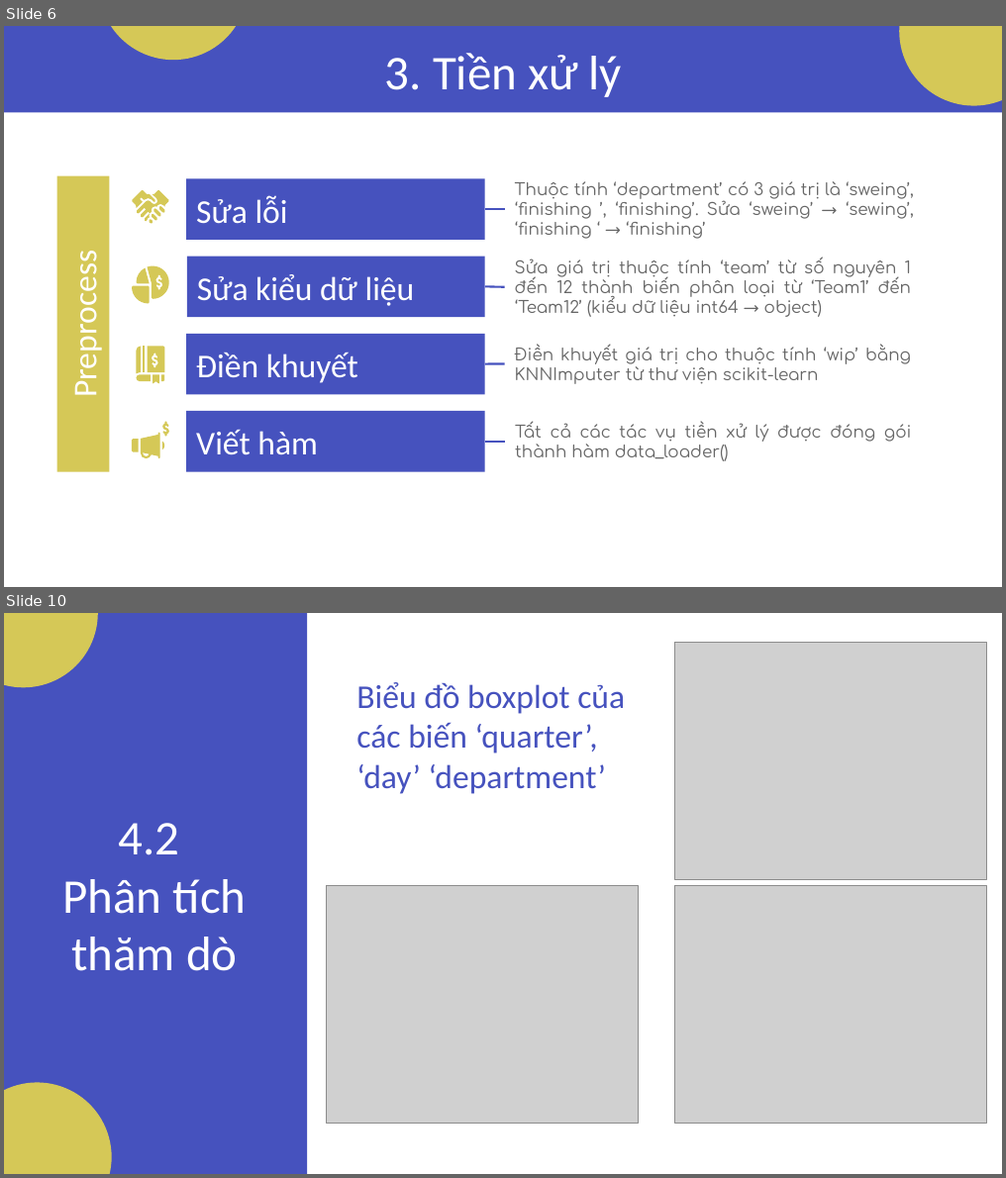
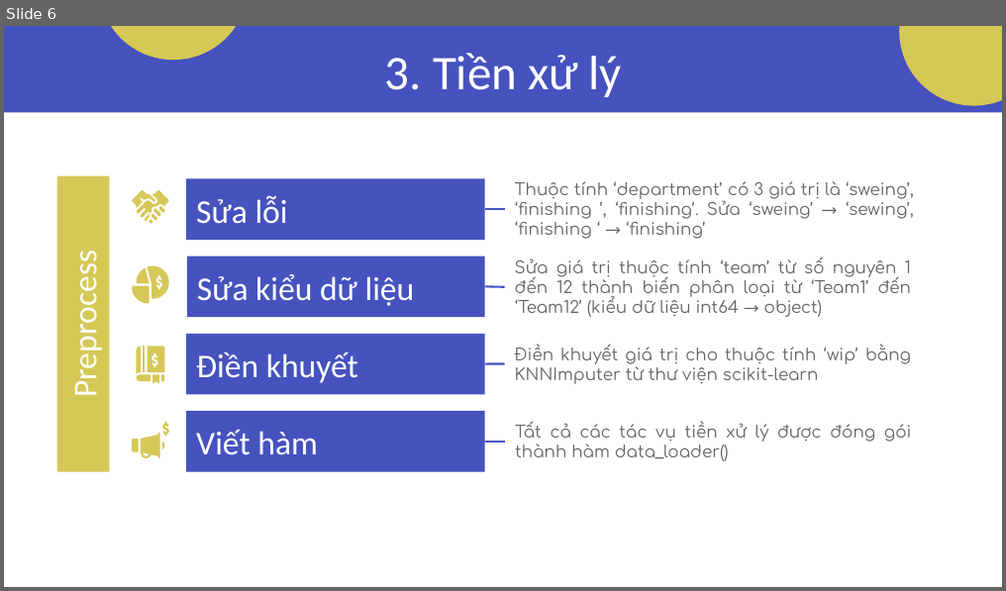
Before and after one commit to Tam1032/Garment-Employee-Productivity, a slide deck: Report/Slide.pptx. Shown one above the other, each under a label of ours: slides 6 and 10 before the commit, slide 6 after it; the slides between them are not shown. The pictures are 1006x1178 and 1006x591 pixels, drawn with LibreOffice and Linux fonts; fonts in the diff are those of the drawing; grey boxes stand for pictures. Boxes give left, top, right and bottom in pixels: in the first picture for what was removed or moved away, otherwise in the second. Text is boxed around its words. In the diff, an @@ line names an element or a change of style, - is before the commit and + after.

```diff
--- a/Report/Slide.pptx
+++ b/Report/Slide.pptx
@@ slide 10 removed at [4, 613, 1002, 1174], background #FFFFFF @@
@@ rectangle removed at [4, 613, 307, 1173] @@
@@ ellipse removed at [4, 613, 98, 687] @@
@@ picture removed at [674, 642, 986, 879] @@
@@ text removed at [356, 682, 625, 794] @@
-Biểu đồ boxplot của các biến ‘quarter’, ‘day’ ‘department’
@@ title removed at [62, 823, 247, 971] @@
-4.2
-Phân tích thăm dò
@@ picture removed at [327, 886, 638, 1124] @@
@@ picture removed at [674, 886, 986, 1124] @@
@@ ellipse removed at [4, 1083, 111, 1174] @@
```
Also in this commit, not shown: 8 slides changed, 2 slides added, 3 other slides removed, 1 other file.
